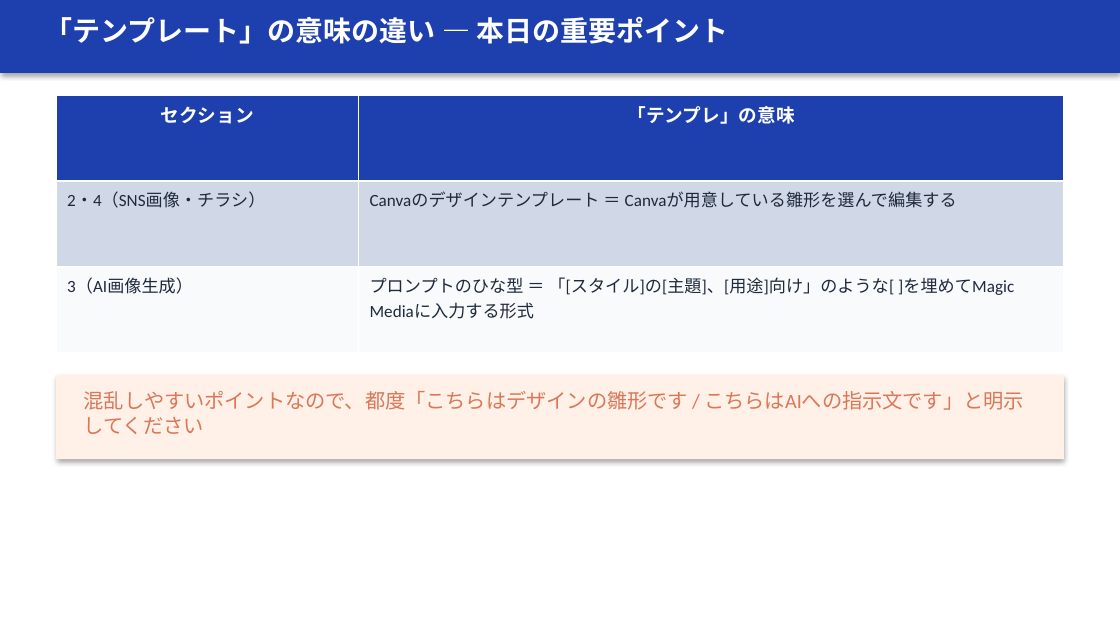
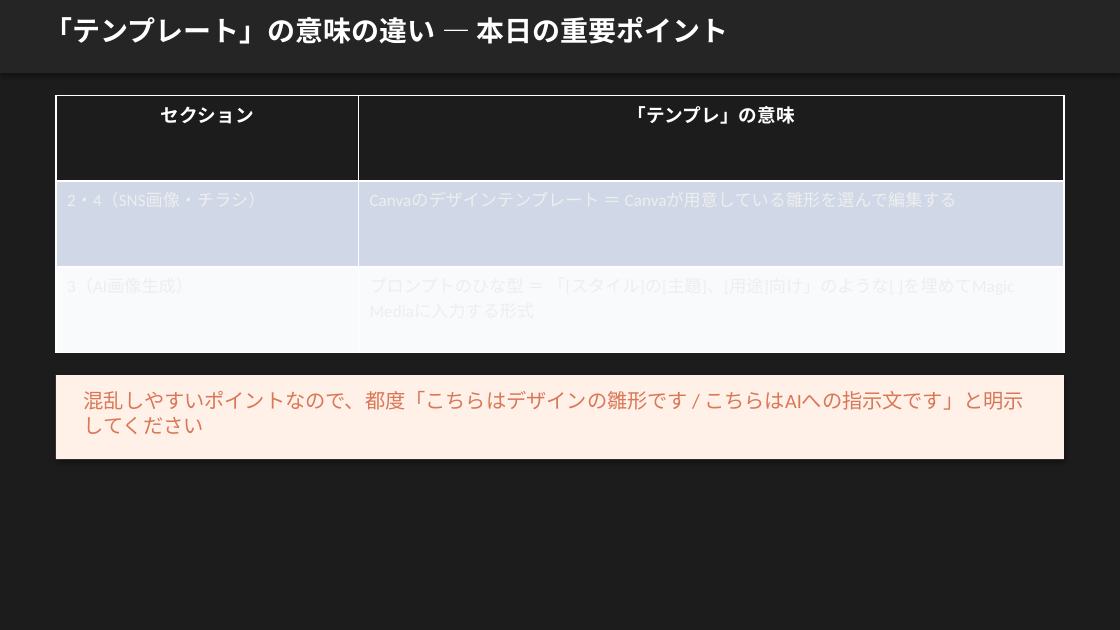
Before and after one commit to zatune-gif/kurashi-no-dodai-log, a slide deck: slide 5 of 00-01_han-ai/training-materials/course03_jissen_gazo.pptx. Drawn at 1120x630 pixels with LibreOffice and Linux fonts; fonts in the diff are those of the drawing. Boxes give left, top, right and bottom in pixels: in the first picture for what was removed or moved away, otherwise in the second. Text is boxed around its words. In the diff, an @@ line names an element or a change of style, - is before the commit and + after.

```diff
--- a/00-01_han-ai/training-materials/course03_jissen_gazo.pptx
+++ b/00-01_han-ai/training-materials/course03_jissen_gazo.pptx
@@ background #FFFFFF to #1C1C1C @@
@@ rectangle at bbox=[0, 0, 1120, 73]: fill #1E40AF to #252525 @@
@@ table at bbox=[56, 95, 1064, 353] @@
@@ fill #1E40AF to #1C1C1C in row 1 @@
@@ text colour #1E293B to #EEEEEE in "2・4（SNS画像・チラシ）", "Canvaのデザインテンプレート ＝ Canvaが用意している雛形を選んで編集する", "3（AI画像生成）", "プロンプトのひな型 ＝ 「[スタイル]の[主題]、[用途]向け」のような[ ]を埋めてMagic Mediaに入力する形 ..." @@
```
Also in this commit, not shown: 15 other slides changed, 4 other files.
